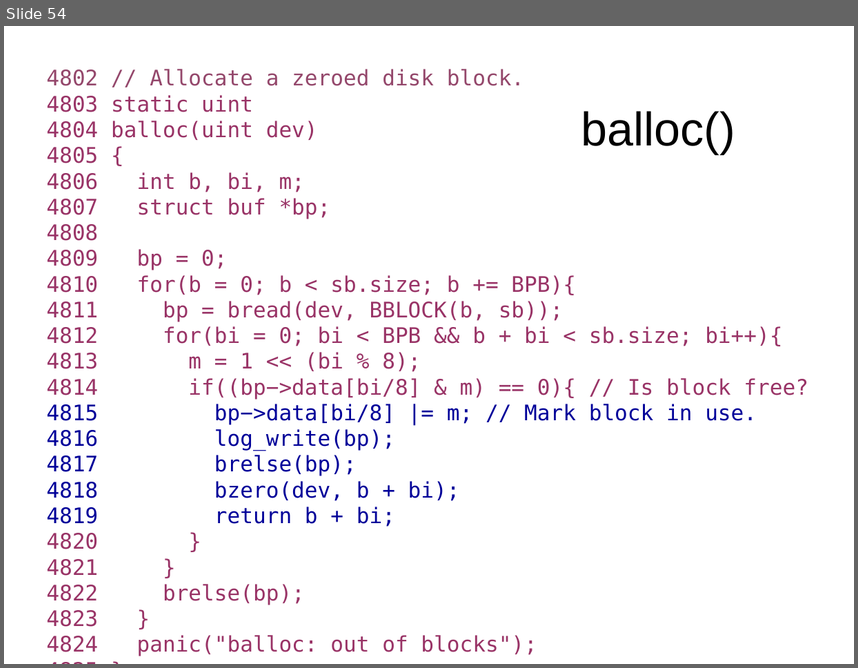
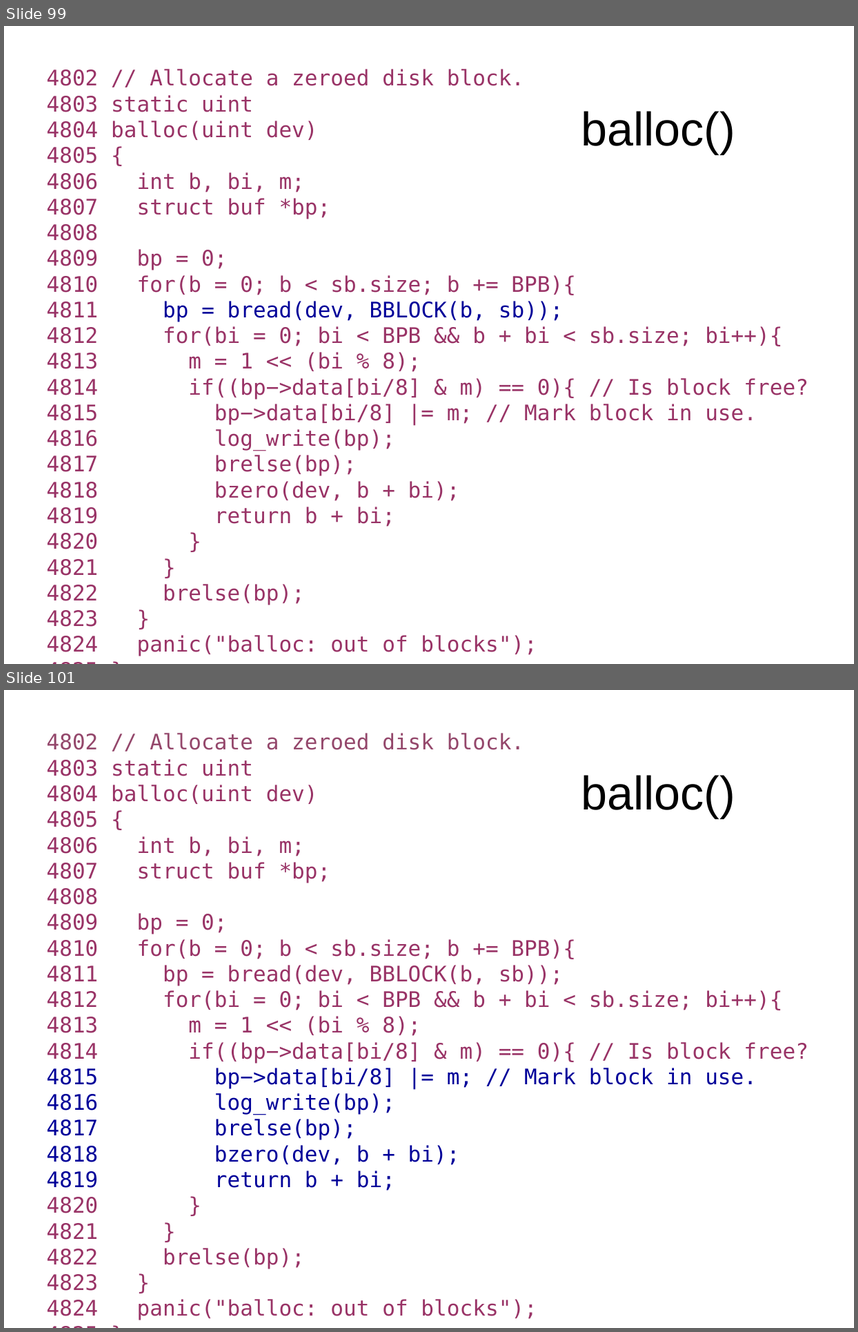
Before and after one commit to antonburtsev/cs5460, a slide deck: lectures/lecture16-file-system/lecture16-file-system.odp. Shown one above the other, each under a label of ours: slide 54 before the commit, slides 99 and 101 after it; the slides between them are not shown. The pictures are 858x668 and 858x1332 pixels, drawn with LibreOffice and Linux fonts; fonts in the diff are those of the drawing. Boxes give left, top, right and bottom in pixels: in the first picture for what was removed or moved away, otherwise in the second. Text is boxed around its words. In the diff, an @@ line names an element or a change of style, - is before the commit and + after.

```diff
--- a/lectures/lecture16-file-system/lecture16-file-system.odp
+++ b/lectures/lecture16-file-system/lecture16-file-system.odp
@@ slide 99 added at <box>4,26,854,664</box>, background #FFFFFF @@
@@ text added at <box>47,69,809,626</box>, 20 pt, text #993366 @@
+4802 // Allocate a zeroed disk block.
+4803 static uint
+4804 balloc(uint dev)
+4805 {
+4806 int b, bi, m;
+4807 struct buf *bp;
+4808
+4809 bp = 0;
+4810 for(b = 0; b < sb.size; b += BPB){
+4811 bp = bread(dev, BBLOCK(b, sb));
+4812 for(bi = 0; bi < BPB && b + bi < sb.size; bi++){
+4813 m = 1 << (bi % 8);
+4814 if((bp−>data[bi/8] & m) == 0){ // Is block free?
+4815 bp−>data[bi/8] |= m; // Mark block in use.
+4816 log_write(bp);
+4817 brelse(bp);
+4818 bzero(dev, b + bi);
+4819 return b + bi;
+4820 }
+4821 }
+4822 brelse(bp);
+4823 }
+4824 panic("balloc: out of blocks");
+4825 }
@@ title added at <box>581,111,735,154</box>, 44 pt, text #000000 @@
+balloc()
@@ what was slide 54 is now slide 101 @@
```
Also in this commit, not shown: 8 slides changed, 33 other slides added, 2 other files.
